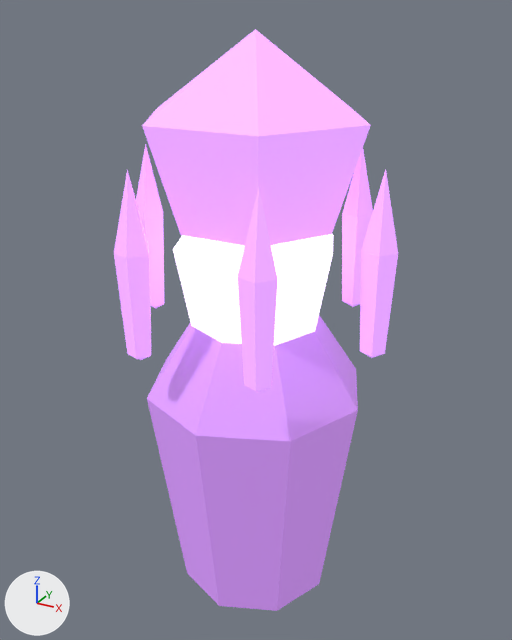
Renders of the glTF model assets/models/glb/deep-fracture-creature-FacetSentry-seidr.glb from each side of a commit.
The view is the same before and after, from a 50 mm camera at (1.22, -2.22, 2.57) aimed at (-0.02, 0.03, 1.44). Lighting does not change. The marker at lower left points along +X, +Y and +Z. The picture after the commit comes second.

The first picture shows 'control-core', 'pedestal', 'prong0', 'prong1', 'prong2', 'prong3', 'prong5', 'sensor'.
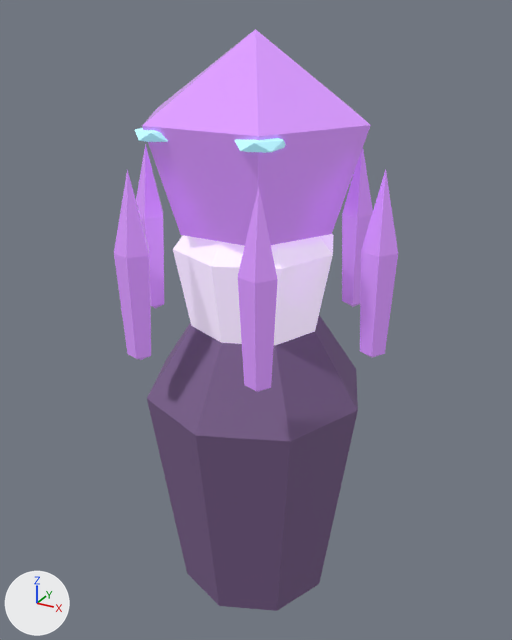
Boxes [x1, y1, x2, y2] around the edits, measured in the pictures (512 x 640 px):
'pedestal', recoloured, surface changed (darker)
    both: [147, 315, 358, 611]
'sensor', recoloured (darker)
    both: [142, 29, 371, 246]
'control-core', recoloured
    both: [173, 234, 334, 345]
'prong1', recoloured (darker)
    both: [238, 187, 278, 392]
'prong0', recoloured (darker)
    both: [360, 169, 398, 358]
'prong2', recoloured (darker)
    both: [114, 170, 151, 360]
'prong5', recoloured (darker)
    both: [342, 148, 373, 307]
'prong3', recoloured (darker)
    both: [136, 144, 164, 308]
'inset-eye-1', added (cyan)
    after: [234, 138, 286, 153]
'inset-eye--1', added
    after: [135, 128, 168, 142]

What changed in the scene script:
```text
Change mat_export_source:
    mat_export_source.emission_color: (0.909, 0.8, 1.0) -> (0.352, 0.31, 0.387)  # pale blue #f5e7ff -> grey #a097a7
Change mat_export_source_001:
    mat_export_source_001.base_color: (0.66, 0.3, 0.96) -> (0.207, 0.124, 0.276)  # purple #d495fa -> purple #7e638f
    remove mat_export_source_001.emission_color = (0.165, 0.075, 0.24)  # purple #714d86
    remove mat_export_source_001.emission_strength = 1.0
Change mat_export_source_002:
    mat_export_source_002.emission_color: (0.528, 0.24, 0.768) -> (0.148, 0.0672, 0.215)  # purple #c086e3 -> purple #6b4980
Add mat_inset_elemental_eyes:
    mat_inset_elemental_eyes = principled_material('inset-elemental-eyes')
    mat_inset_elemental_eyes.base_color = (0.5, 0.85, 0.9)  # cyan #bcedf3
    mat_inset_elemental_eyes.emission_color = (0.113, 0.292, 0.36)  # cyan #5e93a2
    mat_inset_elemental_eyes.emission_strength = 1.0
Add me_icosphere_001:
    me_icosphere_001.from_pydata(...)  # an icosphere of 20 faces spanning x -0.079..0.079, y -0.08..0.08, z -0.031..0.031
    me_icosphere_001.materials.append(mat_inset_elemental_eyes)  # cyan #bcedf3, glowing cyan #5e93a2
Add ob_inset_eye_1:
    ob_inset_eye_1 = bpy.data.objects.new('inset-eye-1', me_icosphere_001)
    ob_inset_eye_1.location = (0.185, -0.306, 2.196)
Add ob_inset_eye__1:
    ob_inset_eye__1 = bpy.data.objects.new('inset-eye--1', me_icosphere_001.copy())
    ob_inset_eye__1.location = (-0.185, -0.306, 2.196)
```
